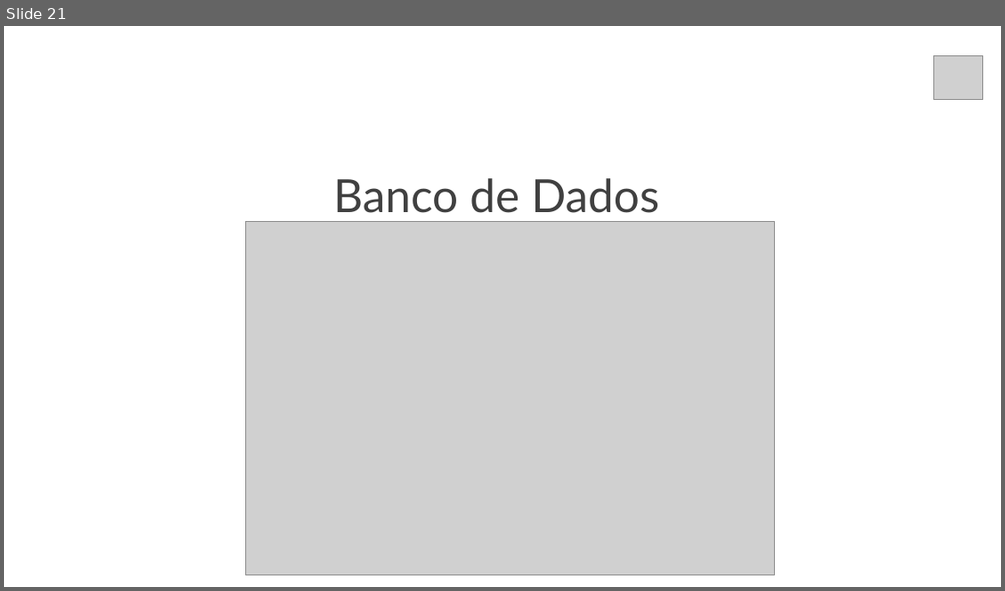
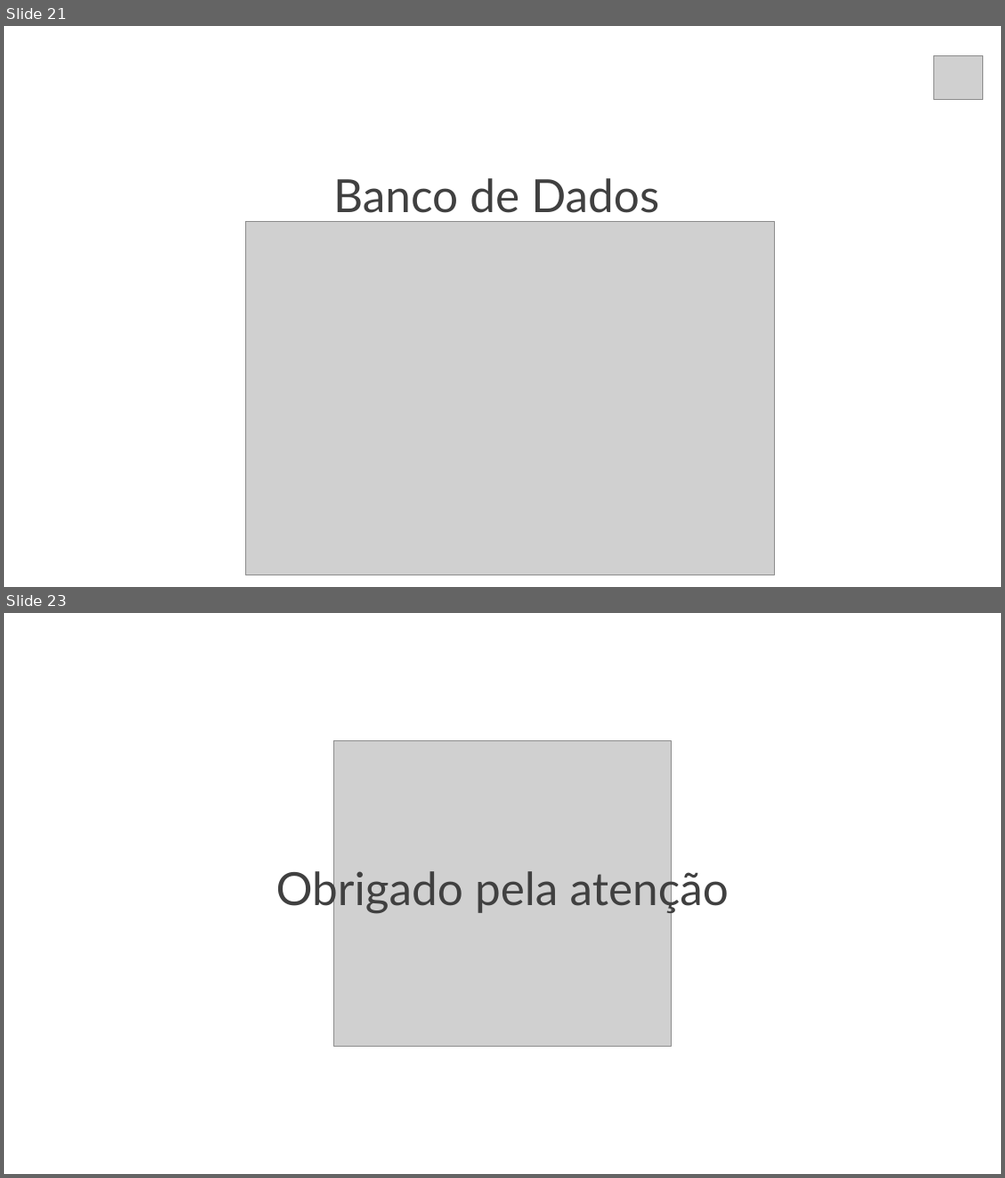
Before and after one commit to larissaSousa1998/segunda-sprint, a slide deck: Documentação/slide-synergy (2).pptx. Shown one above the other, each under a label of ours: slide 21 before the commit, slides 21 and 23 after it; the slides between them are not shown. The pictures are 1005x591 and 1005x1178 pixels, drawn with LibreOffice and Linux fonts; fonts in the diff are those of the drawing; grey boxes stand for pictures. Boxes give left, top, right and bottom in pixels: in the first picture for what was removed or moved away, otherwise in the second. Text is boxed around its words. In the diff, an @@ line names an element or a change of style, - is before the commit and + after.

Commit message:
slide de apresentação

```diff
--- a/Documentação/slide-synergy (2).pptx
+++ b/Documentação/slide-synergy (2).pptx
@@ slide 23 added at box(4, 613, 1001, 1174), background #FFFFFF @@
@@ picture added at box(334, 741, 671, 1046) @@
@@ text added at box(276, 866, 728, 914), 44 pt, text #404040 @@
+Obrigado pela atenção
```
Also in this commit, not shown: 1 slide changed, 1 other slide added, 1 slide removed.
